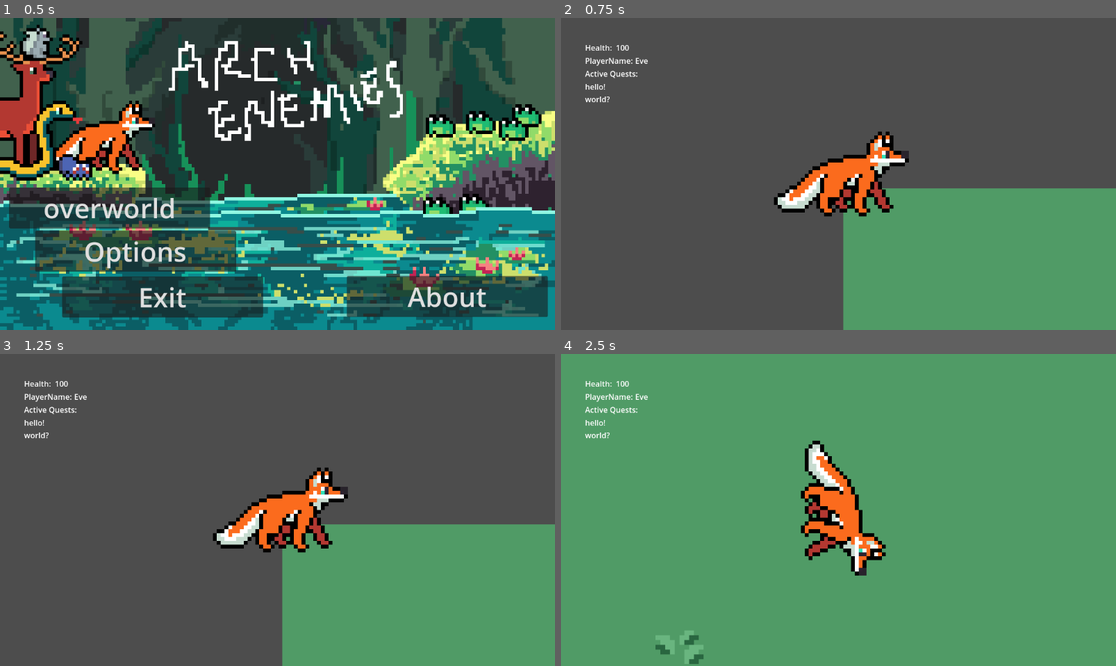
Above: before the commit, frames 1-4 (two rows, left to right).
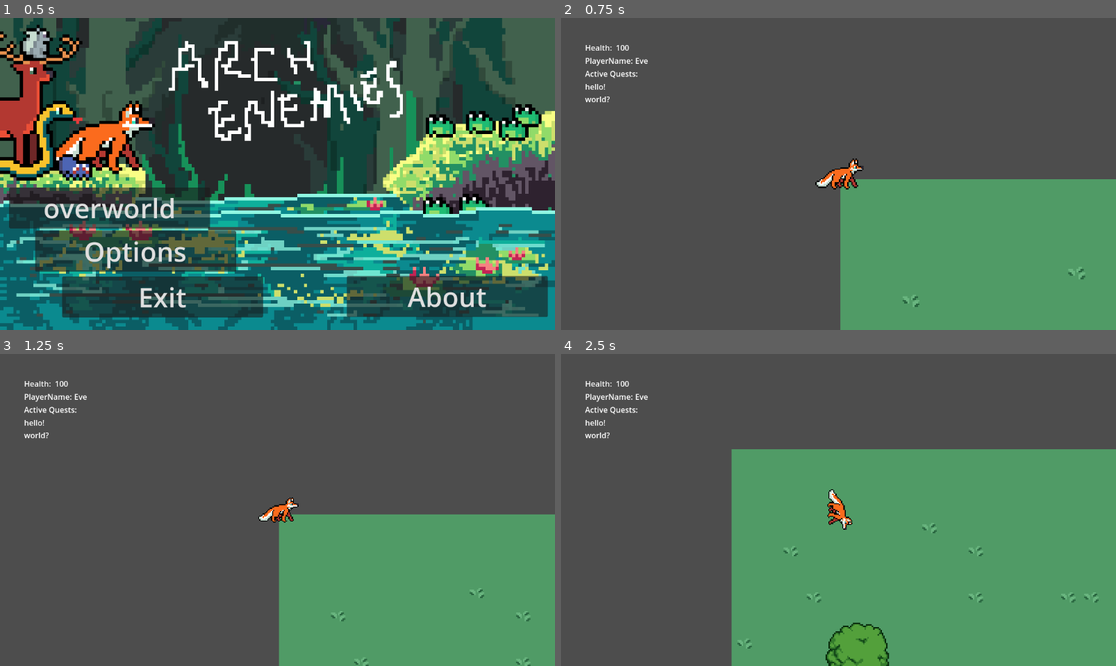
Above: after the commit, the same moments.

Repository: mango-gremlin/arch-enemies
Game: Godot game, scene res://ui/main_menu/main_menu.tscn
Two runs of this game, one before a commit and one after it. Both use one fixed random seed, a clock stepped at 60 frames per second and the inputs below.
Inputs (mouse positions are in pixels of both pictures, inside the frame that each line leads up to):
- Up to frame 1 (0.5 s): no input
- Up to frame 2 (0.75 s): click "overworld" at 0.5 s
- Up to frame 3 (1.25 s): no input
- Up to frame 4 (2.5 s): tap Enter at 1.25 s; move the mouse to (960, 494) at 1.27 s; hold D (move_right) 1.28-2.03 s; tap E (interact_overworld) at 1.35 s; move the mouse to (727, 525) at 2.02 s; hold S (move_down) from 2.03 s (still down); tap Q (use_item) at 2.1 s

Frame 1 is identical in both runs. In frame 2, 4.7% of the frame differs, in the area x 38-100%, y 36-100%; in frame 3, 4.9%; in frame 4, 56%, in the area x 0-100%, y 0-100%.

Commit message:
#56 the configuration does now save the player zoom as well. A system to create multiple player profiles was implemented.

Diff:
--- a/testing_area/prototype_testing/overworld/maingame.gd
+++ b/testing_area/prototype_testing/overworld/maingame.gd
@@ -4,17 +4,21 @@
 
 # Called when the node enters the scene tree for the first time.
 func _ready():
+	load_config()
 	player_object.maingame = self
-	load_config()
+
+	select_profile("default")
 
 
 # Called every frame. 'delta' is the elapsed time since the previous frame.
 func _process(delta):
 	pass
 
-var state_path = "user://fancy_shit.save"
+# configuration and profiles section
+var current_profile = "default"
+var profiles:Array = ["default"]
+var state_path = "user://arch-enemies.json"
 
-# We only save the players position
 # See https://docs.godotengine.org/en/stable/tutorials/io/saving_games.html
 func load_config():
 	if not FileAccess.file_exists(state_path):
@@ -23,7 +27,6 @@
 		return
 
 	print("Configuration found. Attempting to read...")
-	print(state_path)
 	var save = FileAccess.open(state_path, FileAccess.READ)
 
 	while save.get_position() < save.get_length():
@@ -36,27 +39,92 @@
 			print("JSON Parse Error: ", json.get_error_message(), " in ", json_string, " at line ", json.get_error_line())
 			continue
 
-
 		var node_data = json.get_data()
 
-		if node_data["name"] == "Player":
+		if node_data["name"] == "Player" and node_data["profile"] == current_profile:
+			print("Loading player state for profile \"" + current_profile + "\"")
+
 			var player = $Player
 			var position_x = node_data["pos_x"]
 			var position_y = node_data["pos_y"]
-			player.position = Vector2(position_x,position_y )
+
+			player.position = Vector2(position_x, position_y)
 			player.inventory = node_data["inventory"]
+
+			var camera2D = $Player/Camera2D
+			camera2D._set_current_zoom(node_data["zoom"])
+
+		if node_data["name"] == "Profiles":
+			profiles = node_data["profiles"]
 
 	print("Loading complete")
 
 
 func save_config():
-	print("Saving player stats to ", state_path)
+	var oldPlayers = []
+
+	# extract OLD player profiles (e. g. with other profile names)
+	if FileAccess.file_exists(state_path):
+		var save = FileAccess.open(state_path, FileAccess.READ)
+
+		while save.get_position() < save.get_length():
+			var json_string = save.get_line()
+			var json = JSON.new()
+
+			var parse_result = json.parse(json_string)
+			var node_data = json.get_data()
+
+			if node_data["name"] == "Player":
+				if node_data["profile"] == current_profile:
+					continue
+
+				oldPlayers.append(json_string)
+
+	print("Saving configuration to ", state_path)
 	var save = FileAccess.open(state_path, FileAccess.WRITE)
 
-	# Storing player data
+	# Storing THE CURRENT player data
 	var player_state = player_object.saveState()
+	player_state["profile"] = current_profile
 
-	print("Storing \"", player_state, "\" to ", state_path)
+	print("Storing player state \"", player_state, " ...")
 
-	var json_string = JSON.stringify(player_state)
-	save.store_line(json_string)
+	var player_json_string = JSON.stringify(player_state)
+	save.store_line(player_json_string)
+
+	for oldPlayer in oldPlayers:
+		save.store_line(oldPlayer)
+
+	# Storing the profiles
+	var profiles_data = {
+		"name" : "Profiles",
+		"profiles" : profiles
+	}
+
+	print("Storing profile data \"", profiles_data, "\"")
+
+	var profiles_json_string = JSON.stringify(profiles_data)
+	save.store_line(profiles_json_string)
+
+
+# on success returns true
+func create_profile(name):
+	if name in profiles:
+		print("profile does \"" + name + "\" already exist!")
+		return false
+
+	profiles.append(name)
+	print("Created profile \"" + name + "\"!")
+	save_config()
+	return true
+
+# on success returns true
+func select_profile(name):
+	if name not in profiles:
+		print("profile \"" + name + "\" does not exist.")
+		return false
+
+	print("Selected profile \"", name, "\"")
+	current_profile = name
+	load_config()
+	return true
--- a/testing_area/prototype_testing/overworld/script/Player.gd
+++ b/testing_area/prototype_testing/overworld/script/Player.gd
@@ -17,6 +17,7 @@
 
 func _ready():
 	#debug
+	$Camera2D.player_object = self
 	update_interactionLabel()
 
 func _physics_process(delta):
@@ -129,11 +130,9 @@
 
 func savePlayer():
 	if maingame == null:
-		print("ERROR maingame was not set, save state not available!")
 		return
 
 	print("save user position")
-	inventory = ["Hallo", "Welt"]
 
 	maingame.save_config()
 
@@ -144,7 +143,8 @@
 		"parent" : get_parent().get_path(),
 		"pos_x" : position.x, # Vector2 is not supported by JSON
 		"pos_y" : position.y,
-		"inventory": inventory
+		"inventory": inventory,
+		"zoom": $Camera2D.current_zoom
 	}
 	return state
 
--- a/testing_area/prototype_testing/overworld/script/ZoomCamera.gd
+++ b/testing_area/prototype_testing/overworld/script/ZoomCamera.gd
@@ -6,11 +6,18 @@
 @export var ZOOM_SPEED : float = 1
 @export var ZOOM_DURATION : float = 0.2
 
+var player_object = null
 var current_zoom = 1
 
-func _set_current_zoom(value: float):
+func _set_current_zoom(value: float, store: bool = true):
 	var tween = create_tween()
 	current_zoom = clamp(value, MIN_ZOOM, MAX_ZOOM)
+
+	if store:
+		if player_object != null:
+			player_object.savePlayer()
+		else:
+			print("Storing zoom change in Camera2D failed!")
 
 	tween.tween_property(self, "zoom", Vector2(current_zoom, current_zoom), ZOOM_DURATION).set_ease(Tween.EASE_IN).set_trans(Tween.TRANS_LINEAR).from_current()
 
